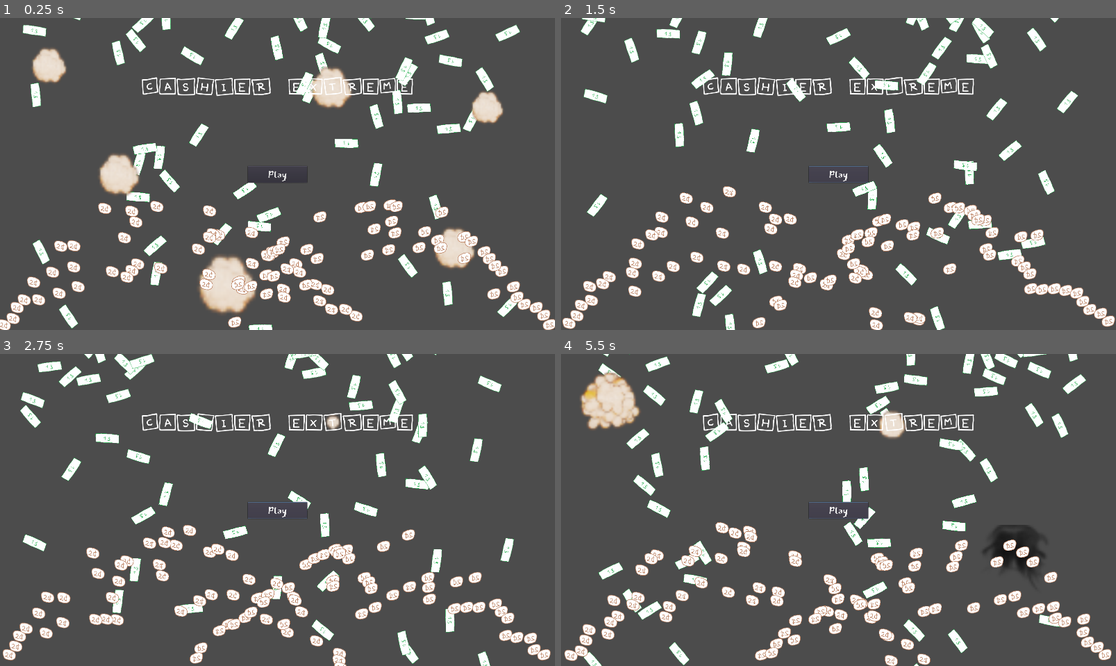
Above: before the commit, frames 1-4 (two rows, left to right).
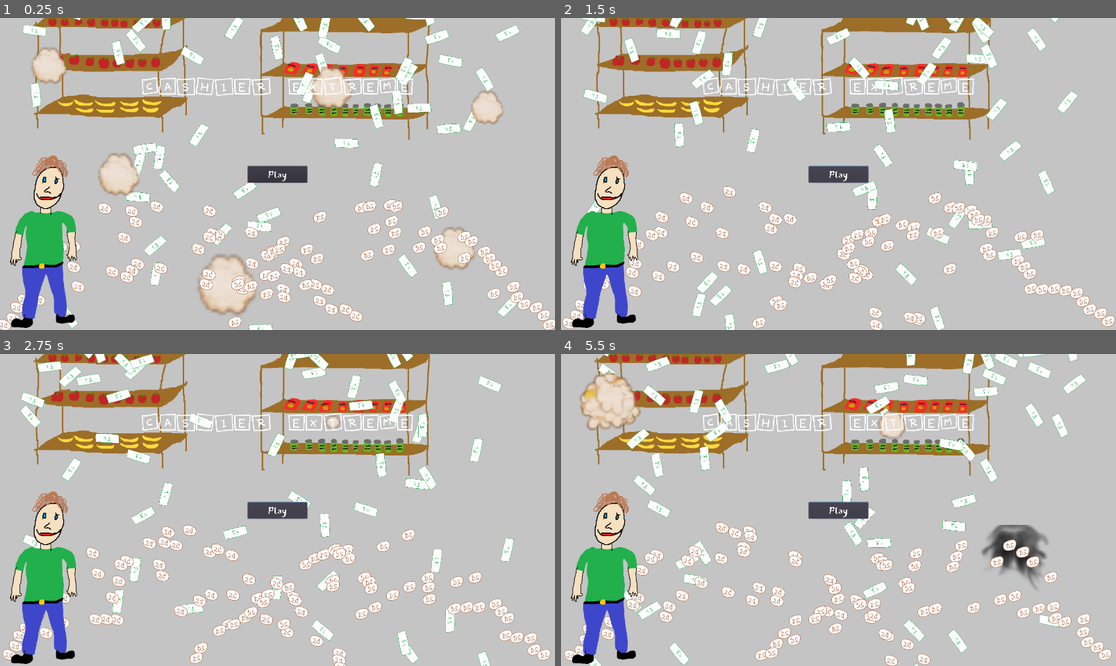
Above: after the commit, the same moments.

Repository: nathangranet/XxX_J4M_XxX
Game: Godot game, scene res://menu.tscn
Same seed, same stepped clock (60 frames per second), same inputs: the game is played once before the commit and once after it. This scene is started directly instead of the project's main scene.
Inputs:
- Up to frame 1 (0.25 s): no input
- Up to frame 2 (1.5 s): click "Play" at 0.5 s; click "Play" at 1.25 s
- Up to frame 3 (2.75 s): click "Play" at 2 s
- Up to frame 4 (5.5 s): tap Keypad 0 (pay) every 0.75 s from 2.85 to 5.1 s

The runs differ from the first frame. In frame 1, 86% of the frame differs, in the area x 0-100%, y 0-100%; in frame 2, 89%; in frame 3, 89%; in frame 4, 87%.

Commit message:
insane menun

Diff:
--- a/menu.tscn
+++ b/menu.tscn
@@ -31,6 +31,8 @@
 [ext_resource path="res://ressource/omg/PixelSimulations/Explosion4/0019.png" type="Texture" id=29]
 [ext_resource path="res://ressource/omg/PixelSimulations/Explosion4/0024.png" type="Texture" id=30]
 [ext_resource path="res://ressource/omg/Explosion+1.wav" type="AudioStream" id=31]
+[ext_resource path="res://ressource/background.png" type="Texture" id=32]
+[ext_resource path="res://ressource/omg.png" type="Texture" id=33]
 
 [sub_resource type="SpriteFrames" id=1]
 animations = [ {
@@ -76,6 +78,11 @@
 __meta__ = {
 "_edit_use_anchors_": false
 }
+
+[node name="background" type="Sprite" parent="."]
+position = Vector2( 960, 540 )
+z_index = -100
+texture = ExtResource( 32 )
 
 [node name="AnimatedSprite3" type="AnimatedSprite" parent="."]
 position = Vector2( 1684.1, 323.634 )
@@ -193,6 +200,10 @@
 [node name="Timer5" type="Timer" parent="Node"]
 
 [node name="Timer6" type="Timer" parent="Node"]
+
+[node name="omg" type="Sprite" parent="."]
+position = Vector2( 273.778, 733.664 )
+texture = ExtResource( 33 )
 [connection signal="timeout" from="Node/Timer" to="." method="_on_Timer_timeout"]
 [connection signal="timeout" from="Node/Timer2" to="." method="_on_Timer2_timeout"]
 [connection signal="timeout" from="Node/Timer3" to="." method="_on_Timer3_timeout"]
Not shown: 1 places in menu.tscn that only renumber resources
Binary file added: ressource/background.png
Not shown, added: ressource/background.png.import
Binary file added: ressource/omg.png
Not shown, added: ressource/omg.png.import
